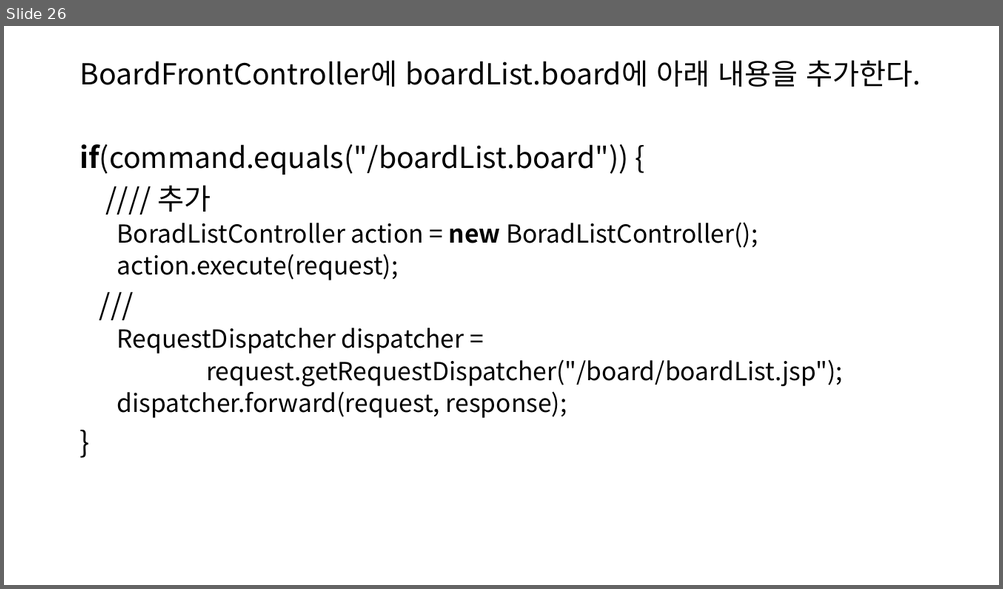
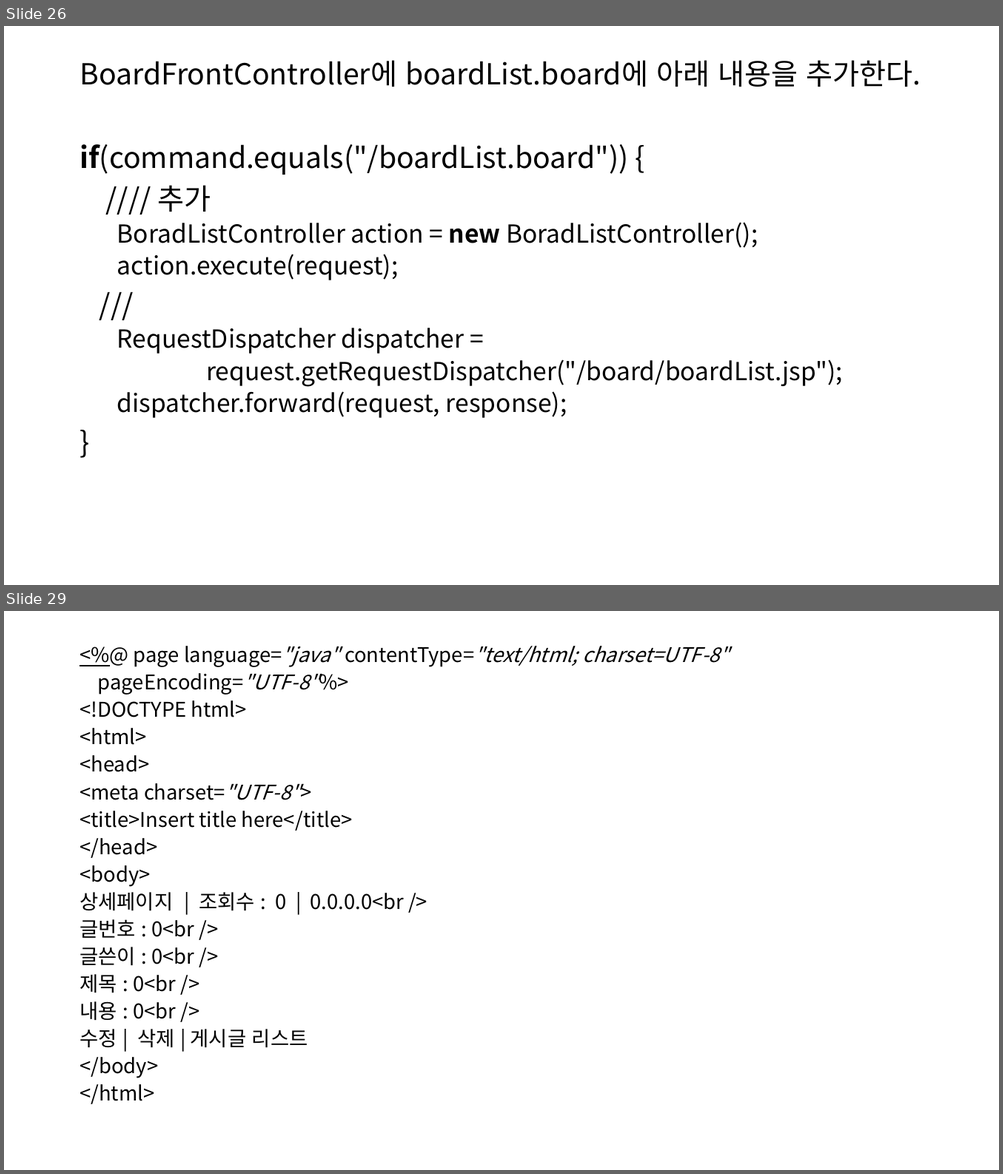
Before and after one commit to SoongMoo/hkblockchain220914, a slide deck: WEB/JSP/board.pptx. Shown one above the other, each under a label of ours: slide 26 before the commit, slides 26 and 29 after it; the slides between them are not shown. The pictures are 1003x589 and 1003x1174 pixels, drawn with LibreOffice and Linux fonts; fonts in the diff are those of the drawing. Boxes give left, top, right and bottom in pixels: in the first picture for what was removed or moved away, otherwise in the second. Text is boxed around its words. In the diff, an @@ line names an element or a change of style, - is before the commit and + after.

```diff
--- a/WEB/JSP/board.pptx
+++ b/WEB/JSP/board.pptx
@@ slide 29 added at [4, 611, 999, 1170], background #FFFFFF @@
@@ text added at [79, 646, 729, 1105], 19.6 pt, text #000000 @@
+<%@ page language="java" contentType="text/html; charset=UTF-8"
+pageEncoding="UTF-8"%>
+<!DOCTYPE html>
+<html>
+<head>
+<meta charset="UTF-8">
+<title>Insert title here</title>
+</head>
+<body>
+상세페이지 | 조회수 : 0 | 0.0.0.0<br />
+글번호 : 0<br />
+글쓴이 : 0<br />
+제목 : 0<br />
+내용 : 0<br />
+수정 | 삭제 | 게시글 리스트
+</body>
+</html>
```
Also in this commit, not shown: 1 slide changed, 19 other slides added.
